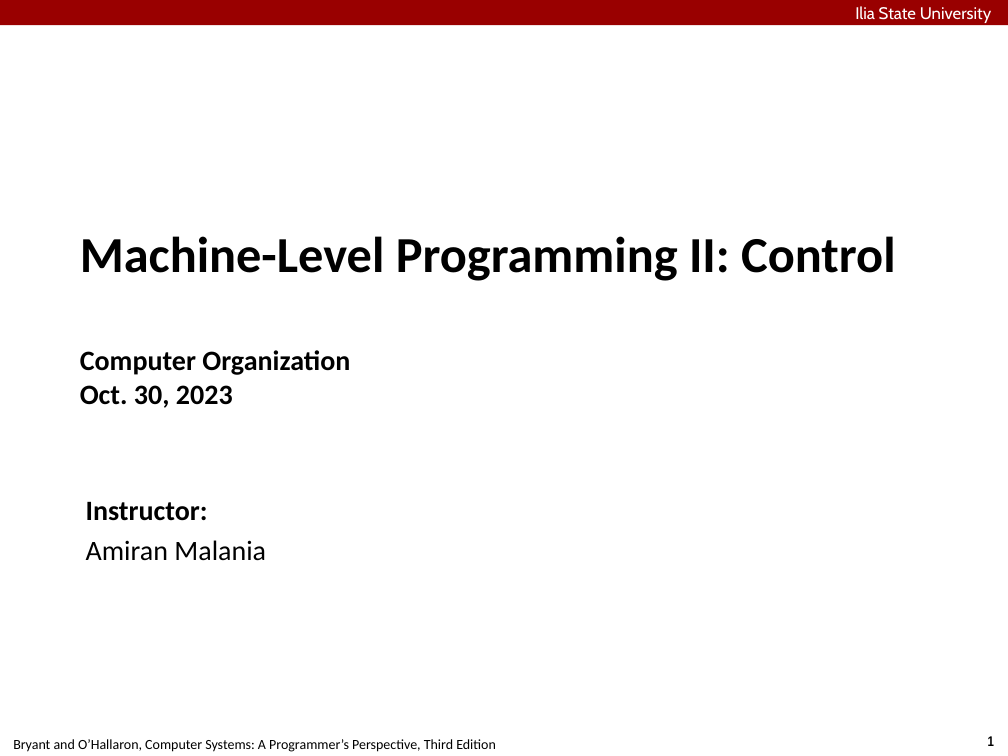
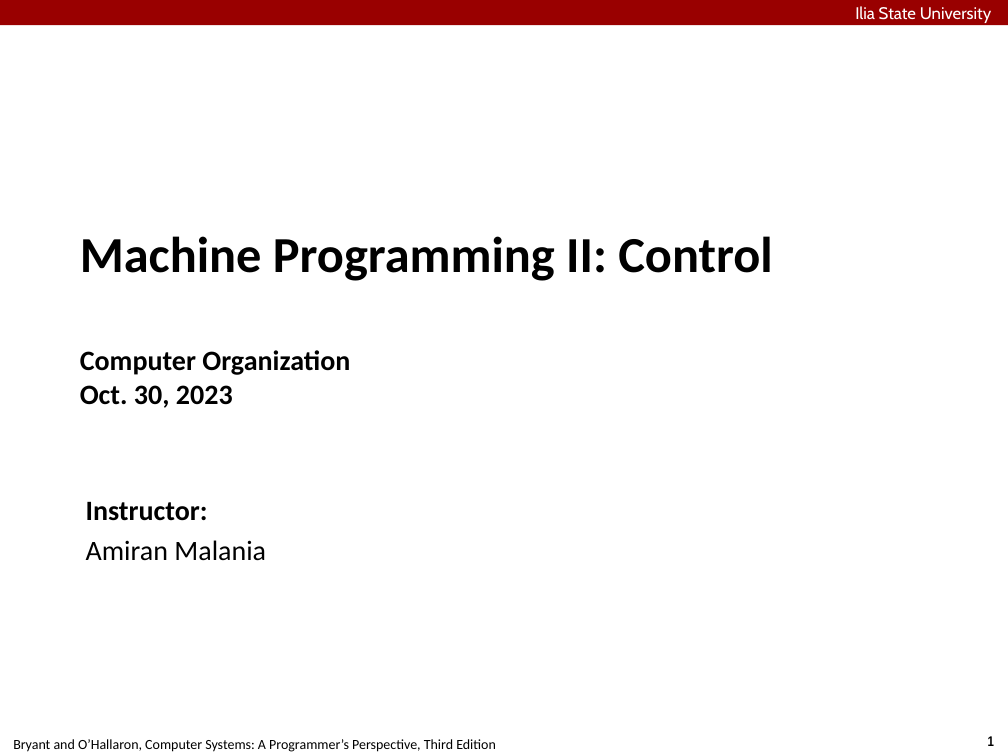
Before and after one commit to abstraction-builder/CE271, a slide deck: slide 1 of week06/machine-control.pptx. Drawn at 1008x756 pixels with LibreOffice and Linux fonts; fonts in the diff are those of the drawing. Boxes give left, top, right and bottom in pixels: in the first picture for what was removed or moved away, otherwise in the second. Text is boxed around its words. In the diff, an @@ line names an element or a change of style, - is before the commit and + after.

Commit message:
Update presentation

```diff
--- a/week06/machine-control.pptx
+++ b/week06/machine-control.pptx
@@ title at (80, 236, 772, 408): text changed; size 36 to 20 pt @@
-Machine-Level Programming II: Control
-Computer Organization
-Oct. 30, 2023
+Machine Programming II: Control
+Computer Organization
+Oct. 30, 2023
```
Also in this commit, not shown: 19 other slides changed.
